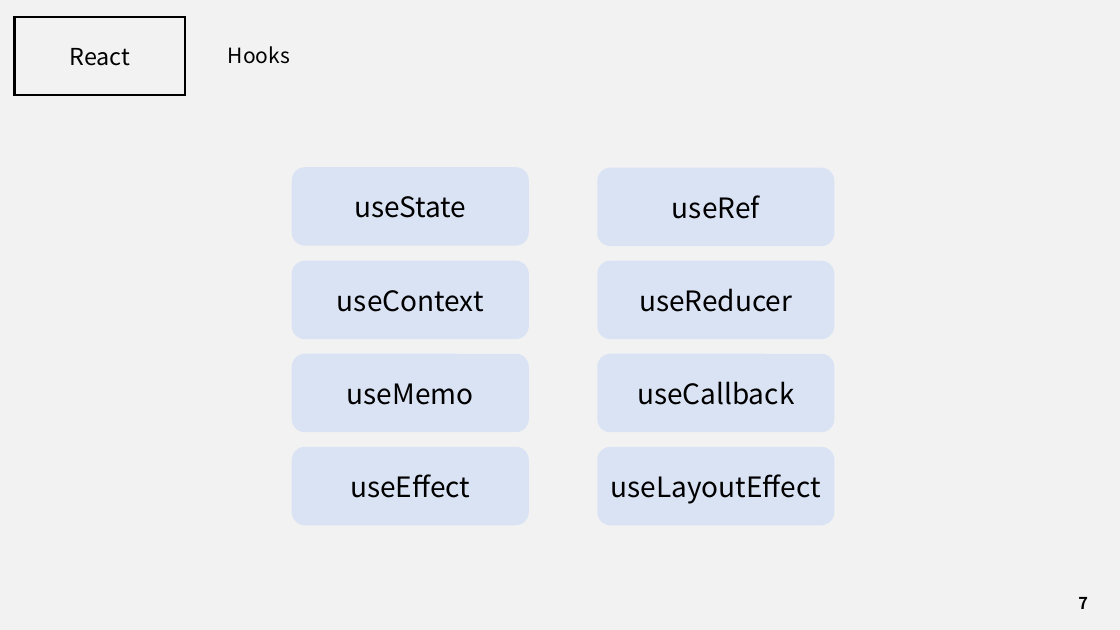
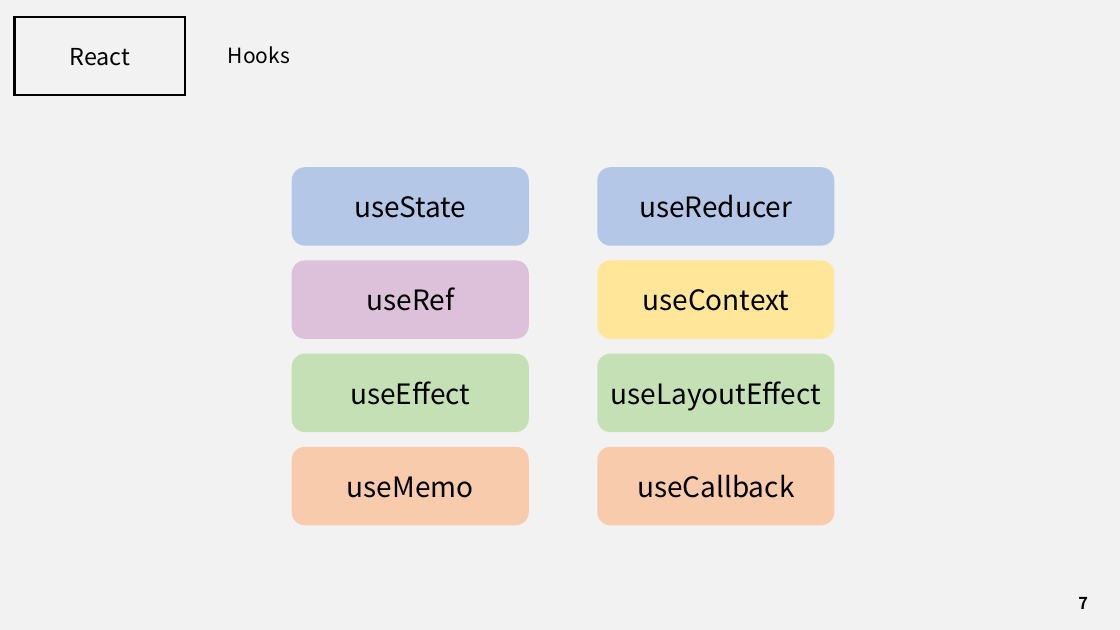
Before and after one commit to J3SUNG/Seminar, a slide deck: slide 7 of 210224_React_2.pptx. Drawn at 1120x630 pixels with LibreOffice and Linux fonts; fonts in the diff are those of the drawing. Boxes give left, top, right and bottom in pixels: in the first picture for what was removed or moved away, otherwise in the second. Text is boxed around its words. In the diff, an @@ line names an element or a change of style, - is before the commit and + after.

```diff
--- a/210224_React_2.pptx
+++ b/210224_React_2.pptx
@@ rounded rectangle "useState" at (x1=292, y1=167, x2=528, y2=245): fill #DAE3F3 to #B4C7E7 @@
@@ rounded rectangle "useReducer" at (x1=597, y1=167, x2=834, y2=245): fill #DAE3F3 to #B4C7E7 @@
@@ rounded rectangle "useRef" moved from (x1=597, y1=168, x2=834, y2=246) to (x1=292, y1=260, x2=528, y2=339) @@
@@ rounded rectangle "useRef" at (x1=292, y1=260, x2=528, y2=339): fill #DAE3F3 to #DDC1DB @@
@@ rounded rectangle "useContext" moved from (x1=292, y1=260, x2=528, y2=339) to (x1=597, y1=260, x2=834, y2=339) @@
@@ rounded rectangle "useContext" at (x1=597, y1=260, x2=834, y2=339): fill #DAE3F3 to #FFE699 @@
@@ rounded rectangle "useEffect" at (x1=292, y1=354, x2=528, y2=432): fill #DAE3F3 to #C5E0B4 @@
@@ 3 rounded rectangles moved together from (x1=292, y1=260, x2=834, y2=525) to (x1=292, y1=167, x2=834, y2=432) @@
@@ rounded rectangle "useLayoutEffect" at (x1=597, y1=354, x2=834, y2=432): fill #DAE3F3 to #C5E0B4 @@
@@ rounded rectangle "useMemo" moved from (x1=292, y1=354, x2=528, y2=432) to (x1=292, y1=447, x2=528, y2=525) @@
@@ rounded rectangle "useMemo" at (x1=292, y1=447, x2=528, y2=525): fill #DAE3F3 to #F8CBAD @@
@@ rounded rectangle "useCallback" moved from (x1=597, y1=354, x2=834, y2=432) to (x1=597, y1=447, x2=834, y2=525) @@
@@ rounded rectangle "useCallback" at (x1=597, y1=447, x2=834, y2=525): fill #DAE3F3 to #F8CBAD @@
```
Also in this commit, not shown: 4 other slides changed, 1 other file.
